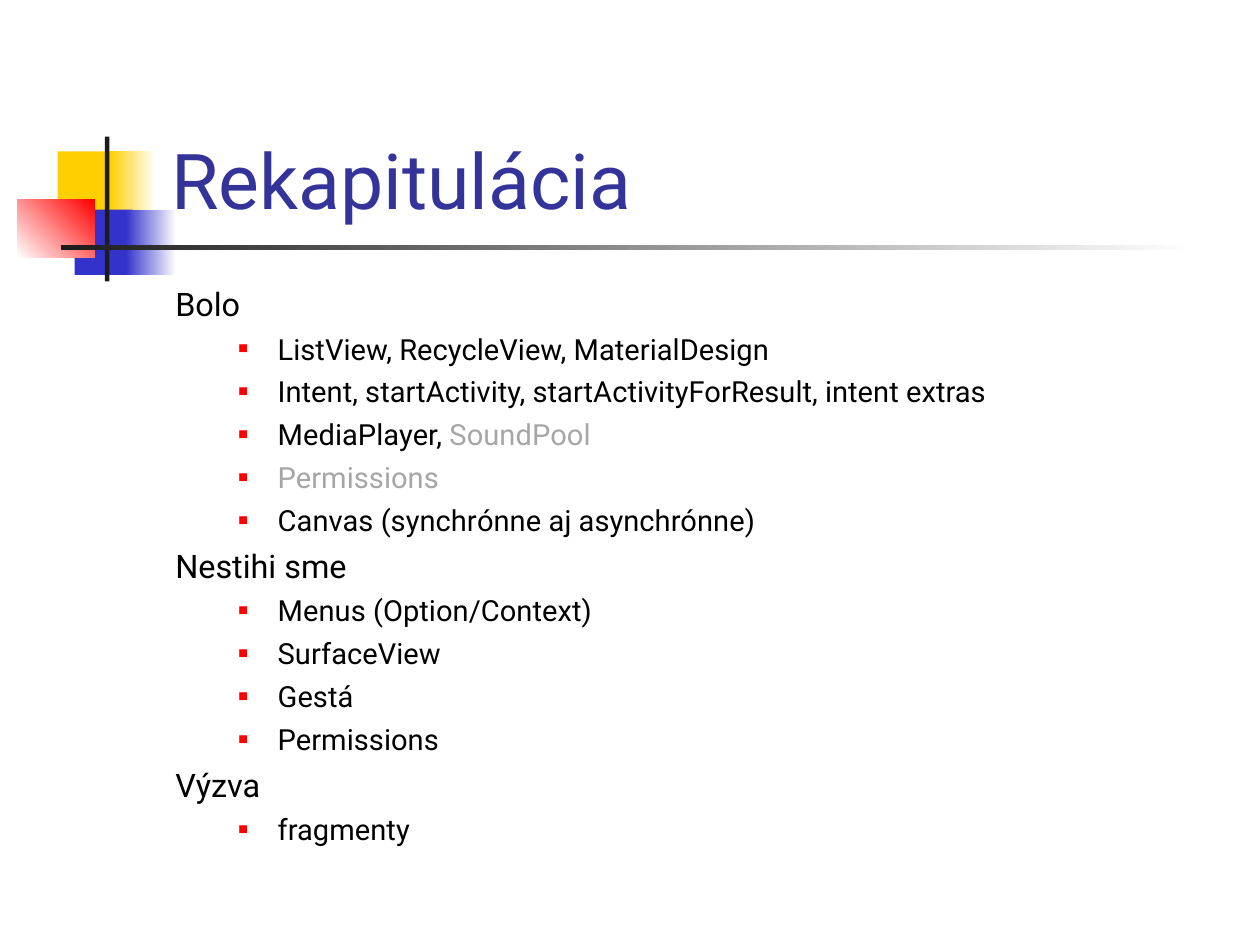
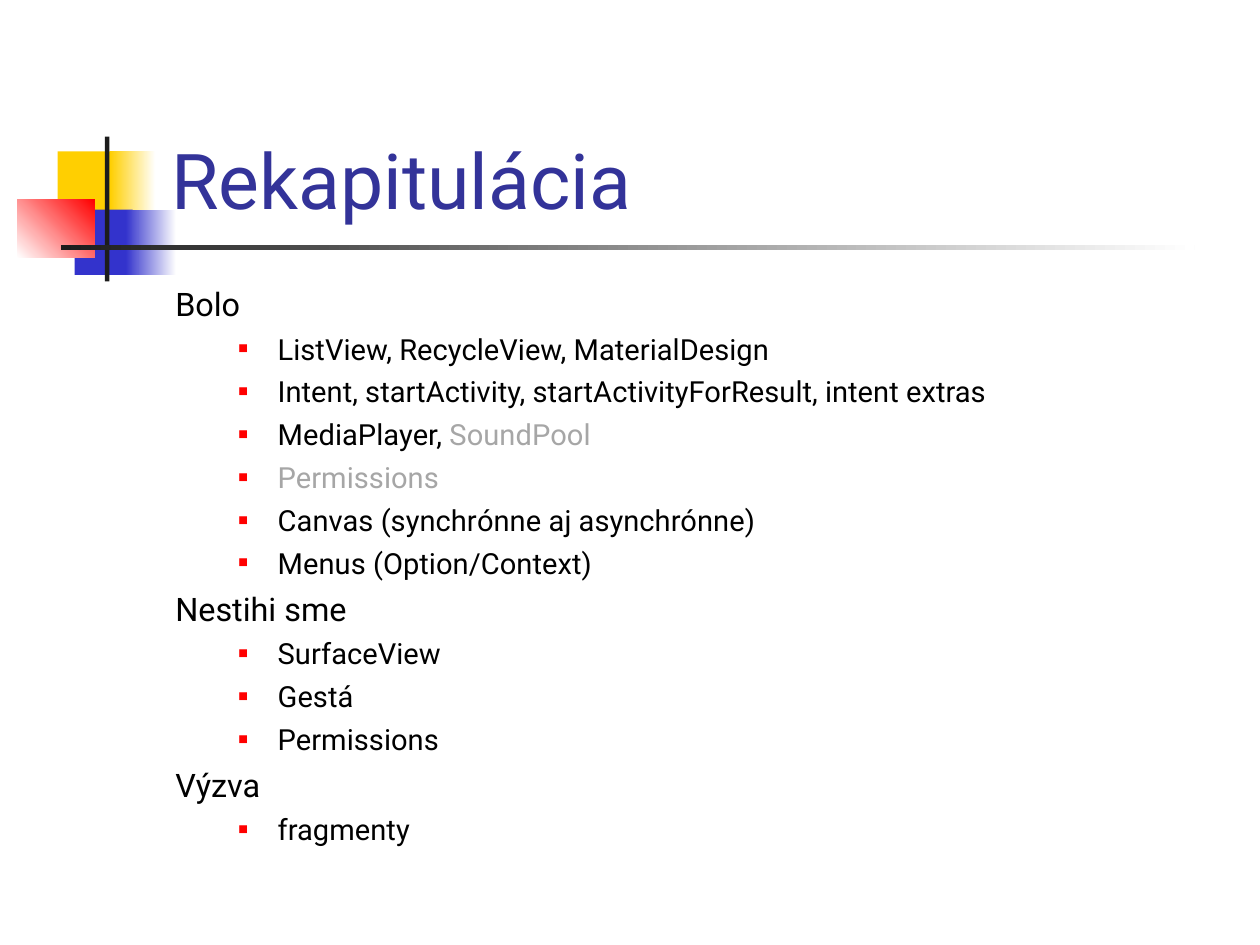
Before and after one commit to vmandro/Prednasky, a slide deck: slide 2 of 05/05_Android.ppt (slide 3 before the commit). Drawn at 1260x945 pixels with LibreOffice and Linux fonts; fonts in the diff are those of the drawing. Boxes give left, top, right and bottom in pixels: in the first picture for what was removed or moved away, otherwise in the second. Text is boxed around its words. In the diff, an @@ line names an element or a change of style, - is before the commit and + after.

```diff
--- a/05/05_Android.ppt
+++ b/05/05_Android.ppt
@@ text at [278,551,592,581]: paragraph added @@
+  ■ Menus (Option/Context)
@@ text at [278,598,592,628]: paragraph removed @@
-  ■ Menus (Option/Context)
```
Also in this commit, not shown: 3 other slides changed, 1 slide removed, 7 other files.
